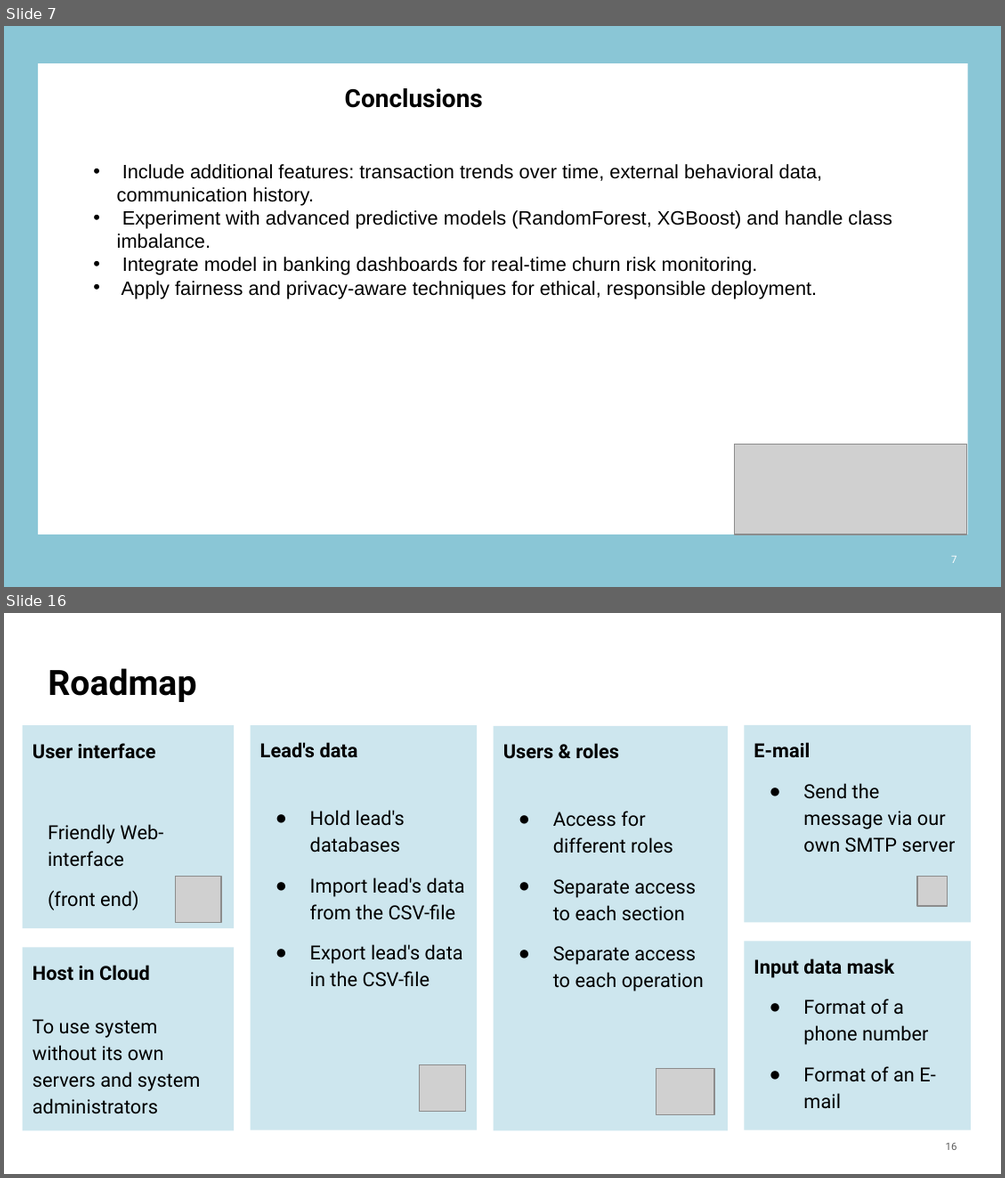
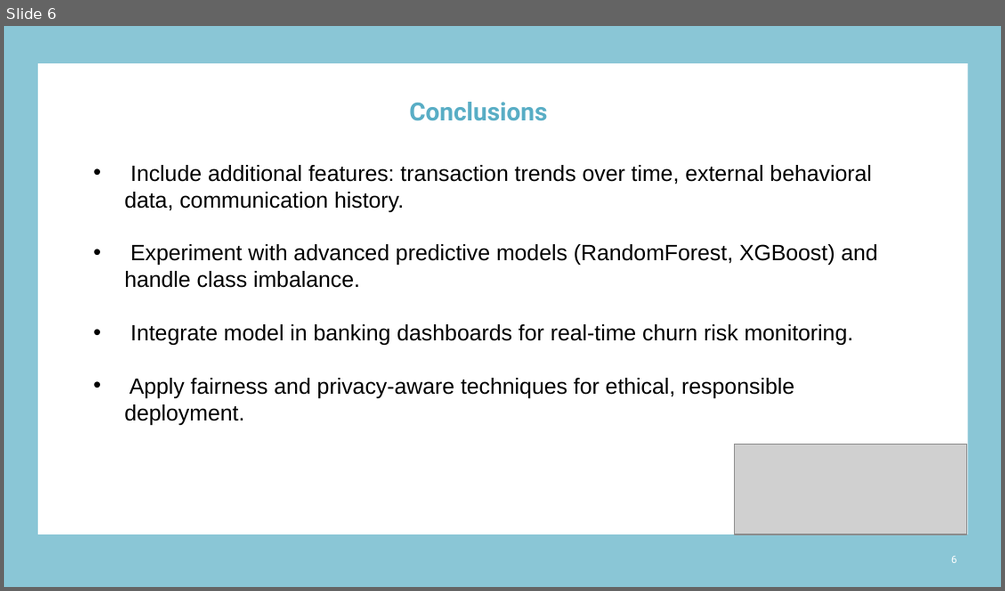
Before and after one commit to ReDI-School-projects/CreditCardUserBehaviour, a slide deck: Final_project_DataAnalytics-D.Ivashchenko.pptx. Shown one above the other, each under a label of ours: slides 7 and 16 before the commit, slide 6 after it; the slides between them are not shown. The pictures are 1005x1178 and 1005x591 pixels, drawn with LibreOffice and Linux fonts; fonts in the diff are those of the drawing; grey boxes stand for pictures; background and template pictures are left out. Boxes give left, top, right and bottom in pixels: in the first picture for what was removed or moved away, otherwise in the second. Text is boxed around its words. In the diff, an @@ line names an element or a change of style, - is before the commit and + after.

```diff
--- a/Final_project_DataAnalytics-D.Ivashchenko.pptx
+++ b/Final_project_DataAnalytics-D.Ivashchenko.pptx
@@ slide 16 removed at [4,613,1001,1174], background #FFFFFF @@
@@ title removed at [48,668,196,702] @@
-Roadmap
@@ text removed at [22,726,234,929] @@
-User interface
-Friendly Web-interface
-(front end)
@@ rectangle removed at [251,726,477,1130] @@
-Lead's data
-● Hold lead's databases
-● Import lead's data from the CSV-file
-● Export lead's data in the CSV-file
@@ text removed at [494,726,728,1130] @@
-Users & roles
-● Access for different roles
-● Separate access to each section
-● Separate access to each operation
@@ rectangle removed at [744,724,970,922] @@
-E-mail
-● Send the message via our own SMTP server
@@ picture removed at [176,876,221,922] @@
@@ picture removed at [917,876,947,906] @@
@@ rectangle removed at [22,947,234,1130] @@
-Host in Cloud
-To use system without its own servers and system administrators
@@ rectangle removed at [744,941,970,1130] @@
-Input data mask
-● Format of a phone number
-● Format of an E-mail
@@ picture removed at [420,1064,466,1111] @@
@@ picture removed at [655,1069,715,1114] @@
@@ page number removed at [946,1143,957,1150] @@
-16
@@ what was slide 7 is now slide 6 @@
@@ slide 6 changed as well @@
@@ title "Conclusions": place and size @@
-title "Conclusions" at [345,88,483,108]
+title "Conclusions" at [409,102,547,121]
@@ title "Conclusions" at [409,102,547,121]: text colour #000000 to #58ADC5 @@
@@ text "Include additional features: transaction trends ..." at [124,165,877,425]: size 14 to 16 pt; indent changed @@
@@ page number at [951,556,956,563]: text changed @@
-7
+6
```
Also in this commit, not shown: 5 other slides changed, 9 other slides removed.
